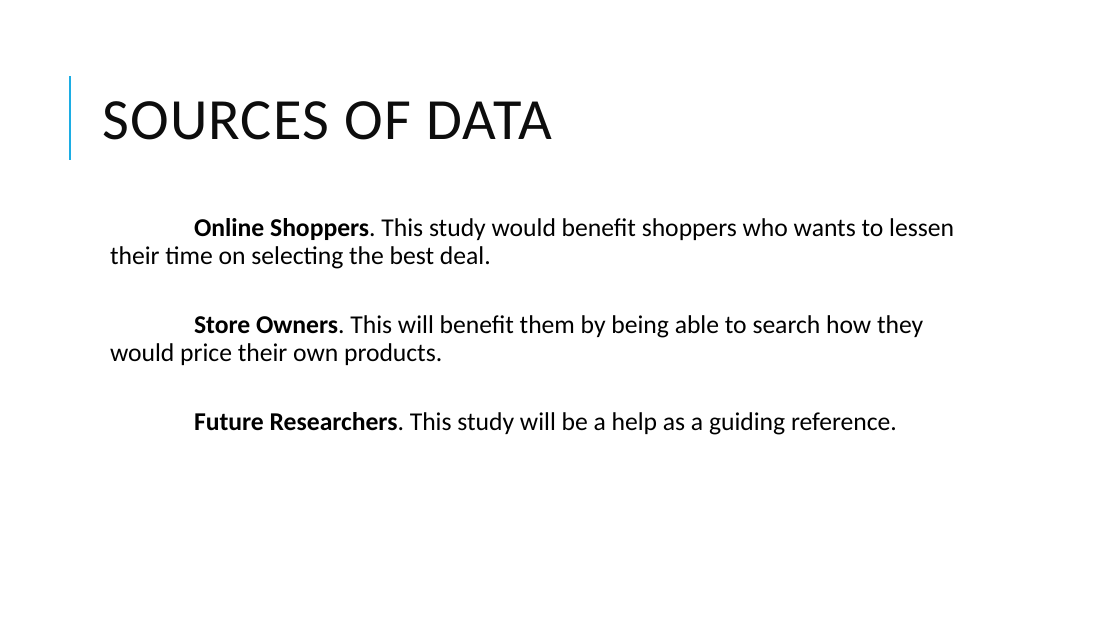
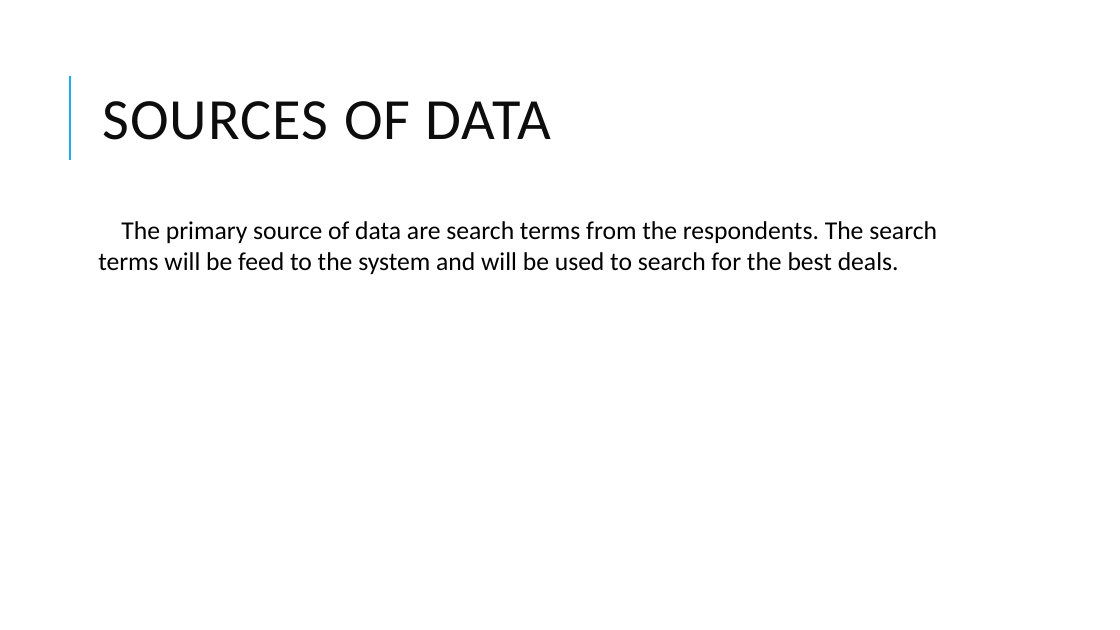
Before and after one commit to christianaveros/ThesisPaper-FOR, a slide deck: slide 10 of TIPid.pptx. Drawn at 1120x630 pixels with LibreOffice and Linux fonts; fonts in the diff are those of the drawing. Boxes give left, top, right and bottom in pixels: in the first picture for what was removed or moved away, otherwise in the second. Text is boxed around its words. In the diff, an @@ line names an element or a change of style, - is before the commit and + after.

```diff
--- a/TIPid.pptx
+++ b/TIPid.pptx
@@ text at (98, 221, 937, 274): text changed @@
-  Online Shoppers. This study would benefit shoppers who wants to lessen their time on selecting the best deal.
-  Store Owners. This will benefit them by being able to search how they would price their own products.
-  Future Researchers. This study will be a help as a guiding reference.
+The primary source of data are search terms from the respondents. The search terms will be feed to the system and will be used to search for the best deals.
```
Also in this commit, not shown: 12 other slides changed, 4 slides added, 2 slides removed, 1 other file.
